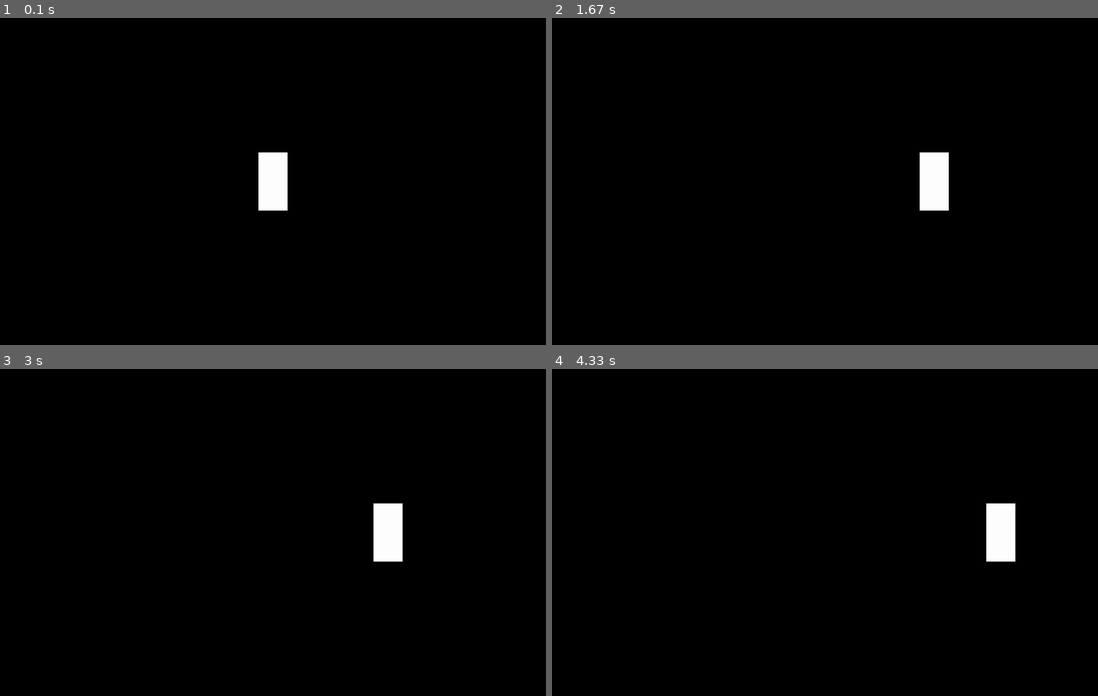
Above: before the commit, frames 1-4 (two rows, left to right).
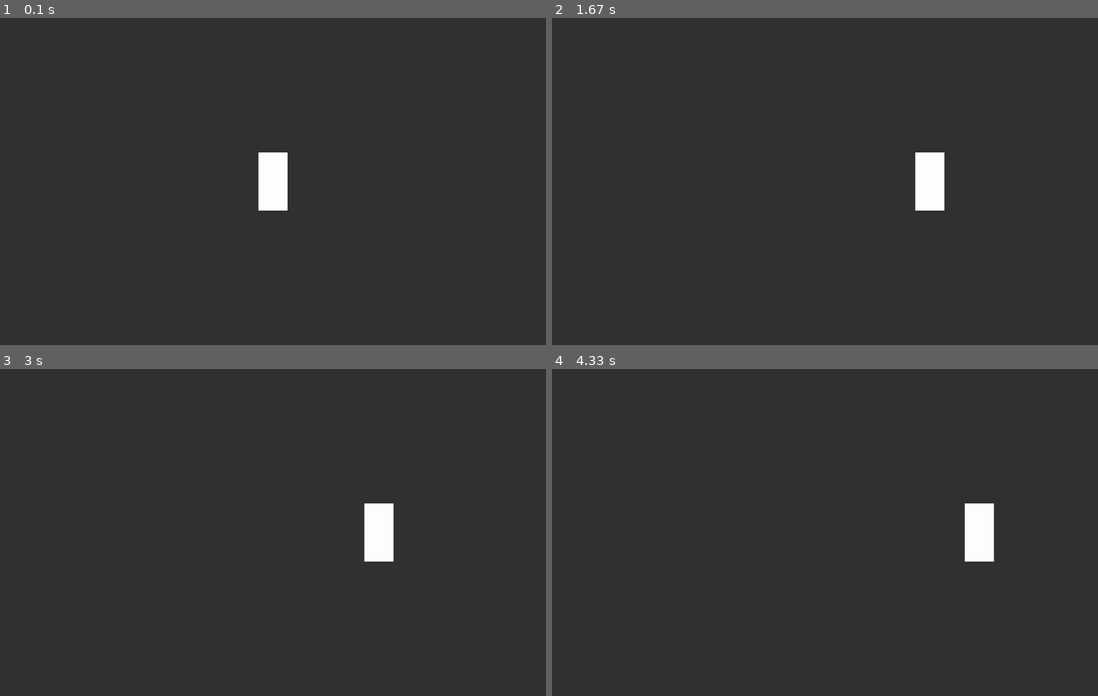
Above: after the commit, the same moments.

Repository: z4okolatka/PyGame-project
Game: pygame game, started from main.py
The game is run twice, just before and just after one commit, with the same random seed, the same clock (stepped at 60 frames per second) and the same inputs.
Inputs:
- Up to frame 1 (0.1 s): no input
- Up to frame 2 (1.67 s): hold D 0.33-0.8 s; hold D 0.83-1.3 s; hold A from 1.33 s (still down)
- Up to frame 3 (3 s): release A at 1.87 s; hold A 1.9-2.3 s; hold D 2.33-2.97 s
- Up to frame 4 (4.33 s): hold A 3-3.47 s; hold D 3.5-3.97 s; hold D from 4 s (still down)

The runs differ from the first frame. In frame 1, 99% of the frame differs, in the area x 0-100%, y 0-100%; in frame 2, 99%; in frame 3, 99%; in frame 4, 100%.

Commit message:
player horizontal movement

Diff:
--- a/main.py
+++ b/main.py
@@ -2,6 +2,7 @@
 from src.classes import screenCamera
 from src.classes import player
 import src.setting as settings
+
 
 class Game:
     def __init__(self):
@@ -10,6 +11,7 @@
         self.FPS = settings.FPS
         self.clock = pg.time.Clock()
 
+        self.deltatime = 1e-10
         self.camera = screenCamera.screenCamera(self)
         self.player = player.Player(self)
 
@@ -21,7 +23,7 @@
                 if event.type == pg.QUIT:
                     running = False
 
-            #updating everything
+            # updating everything
             self.update()
 
             # drawing everything
@@ -31,18 +33,16 @@
             pg.display.flip()
             self.deltatime = self.clock.tick(self.FPS) / 1000
 
-            # using deltatime to normalize speeds
-            ...
-
         pg.quit()
 
     def update(self):
         self.player.update()
 
     def draw(self):
-        self.camera.display.fill((0, 0, 0))
+        self.camera.display.fill((50, 50, 50))
 
         self.player.draw(self.camera.display)
+
 
 if __name__ == "__main__":
     game = Game()
--- a/src/classes/player.py
+++ b/src/classes/player.py
@@ -1,6 +1,7 @@
 import pygame as pg
 import src.setting as settings
 import main
+import math
 
 
 class Player(pg.sprite.Sprite):
@@ -12,41 +13,55 @@
         self.image.fill((255, 255, 255))
         self.rect = self.image.get_rect()
 
-        # real coordinates
+        # float coordinates
         if cords:
             self.rect.topleft = cords
         else:
+            display = self.game.camera.display
             self.rect.topleft = ((
-                settings.WINDOW_WIDTH // 2 - self.rect.width // 2,
-                settings.WINDOW_HEIGHT // 2 - self.rect.height // 2
+                display.get_width() // 2 - self.rect.width // 2,
+                display.get_height() // 2 - self.rect.height // 2
             ))
+
         self.x = self.rect.x
         self.y = self.rect.y
-
-        # states
         self.vx = 0
         self.vy = 0
-        self.jumping = False
-        self.standingOnGround = False
+
+        # attributes
+        self._lastKeyboard = pg.key.get_pressed()
+
+    def keydown(self, key, pressed):
+        """Returns true if key was just pressed"""
+        return (not self._lastKeyboard[key]) and pressed[key]
 
     def update(self):
         # keyboard input
         keyboard = pg.key.get_pressed()
+
+        # horizontal movement
+        if self.keydown(pg.K_d, keyboard) or self.keydown(pg.K_a, keyboard):
+            self.vx = 0
         if keyboard[pg.K_d]:
-            self.vx = settings.PLAYER_SPEED_X * self.game.deltatime
+            self.vx += 30 * self.game.deltatime
         if keyboard[pg.K_a]:
-            self.vx = -settings.PLAYER_SPEED_X * self.game.deltatime
+            self.vx -= 30 * self.game.deltatime
+        if not keyboard[pg.K_a] and not keyboard[pg.K_d] and self.vx:
+            self.vx *= .92  # friction coefficient
+            if abs(self.vx) < 1:
+                self.vx = 0
 
-        # stuff
-        ...
+        # normalize horizontal speed
+        if abs(self.vx) >= settings.MAX_HORIZONTAL_SPEED * self.game.deltatime:
+            self.vx /= abs(self.vx)
+            self.vx *= settings.MAX_HORIZONTAL_SPEED * self.game.deltatime
+        self.x += self.vx
 
-        # updating position
-        self.x += self.vx
-        self.y += self.vy
-        self.vx = 0
+        # flooring cords
+        self.rect.x = math.floor(self.x)
+        self.rect.y = math.floor(self.y)
 
-        self.rect.x = self.x
-        self.rect.y = self.y
+        self._lastKeyboard = keyboard
 
     def draw(self, surface):
         surface.blit(self.image, self.rect)
--- a/src/classes/screenCamera.py
+++ b/src/classes/screenCamera.py
@@ -1,4 +1,5 @@
 import pygame as pg
+import screeninfo
 import src.setting as settings
 import main
 
@@ -7,7 +8,11 @@
         self.game: main.Game = game
 
         # main surface
-        self.display = pg.display.set_mode((settings.WINDOW_WIDTH, settings.WINDOW_HEIGHT))
+        if settings.FULLSCREEN:
+            monitor = screeninfo.get_monitors()[0]
+            self.display = pg.display.set_mode((monitor.width, monitor.height), pg.FULLSCREEN)
+        else:
+            self.display = pg.display.set_mode((settings.WINDOW_WIDTH, settings.WINDOW_HEIGHT))
 
     def fix_at(self, obj):
         """Fixing screen camera at some object so that camera follows it"""
--- a/src/setting.py
+++ b/src/setting.py
@@ -2,7 +2,7 @@
 FPS = 144
 WINDOW_WIDTH = 1500
 WINDOW_HEIGHT = 900
+FULLSCREEN = False
 
 # movement (px / sec)
-PLAYER_SPEED_X = 500
-PLAYER_JUMP_INITIAL_SPEED = 100
+MAX_HORIZONTAL_SPEED = 500
